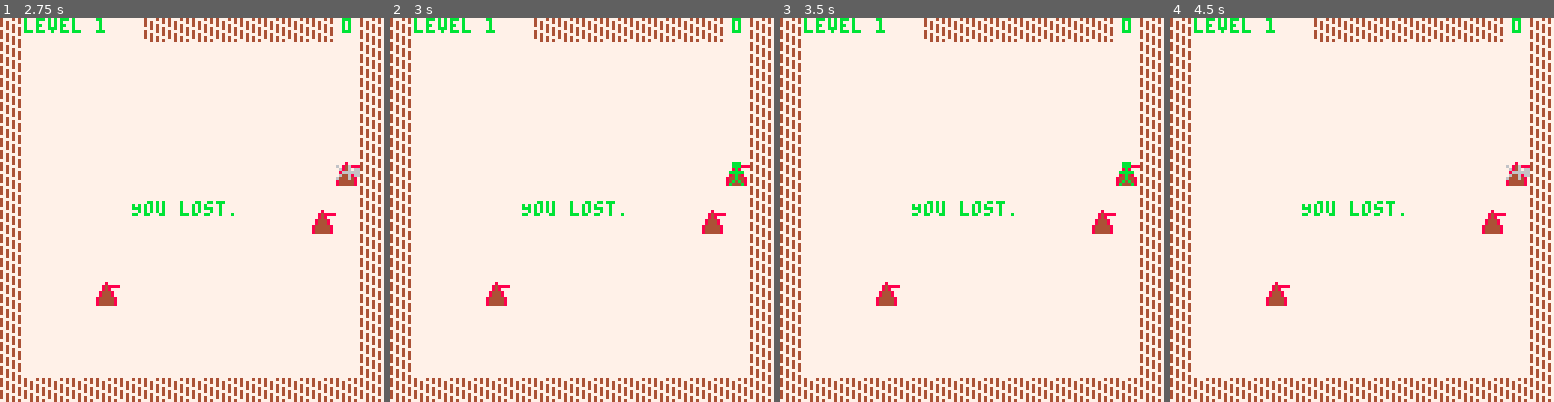
Above: before the commit, frames 1-4 (left to right).
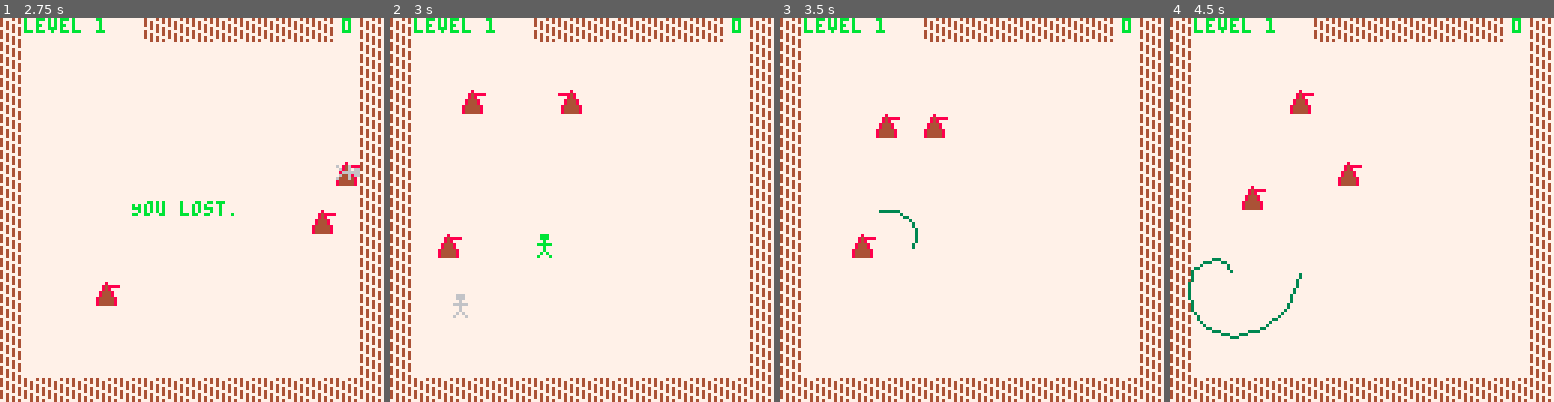
Above: after the commit, the same moments.

Repository: metageek/time-twister
Game: PICO-8 cartridge pico-8/tt.p8
Same seed, same stepped clock (60 frames per second), same inputs: the game is played once before the commit and once after it.
Inputs:
- Up to frame 1 (2.75 s): tap X (X key) at 0.33, 1.07, 1.85 s; tap O (Z key) at 0.7, 1.7, 2.1, 2.5 s; hold Right 1.6-2.1 s; hold Up 2.15-2.42 s; hold Right from 2.47 s (still down)
- Up to frame 2 (3 s): keep holding Right; tap O (Z key) at 2.9 s; tap X (X key) at 2.97 s
- Up to frame 3 (3.5 s): release Right at 3.03 s; hold Left from 3.08 s (still down); tap O (Z key) at 3.3 s
- Up to frame 4 (4.5 s): release Left at 3.58 s; hold Down 3.63-3.97 s; tap O (Z key) at 3.7, 4.1 s; hold Right from 4.02 s (still down); tap X (X key) at 4.08 s

Frame 1 is identical in both runs. In frame 2, 2.1% of the frame differs, in the area x 12-94%, y 18-79%; in frame 3, 2.0%; in frame 4, 2.4%, in the area x 4-94%, y 18-84%.

Commit message:
Adding button 5 to restart after loss.

Diff:
--- a/pico-8/tt.lua
+++ b/pico-8/tt.lua
@@ -138,6 +138,11 @@
 
    p.update = function()
       p.updated = false
+      if p.state == 2 and btn(5)
+      then
+         _init()
+         return
+      end
       if p.state ~= 0
       then return
       end
--- a/pico-8/tt.p8
+++ b/pico-8/tt.p8
@@ -2,9 +2,9 @@
 version 42
 __lua__
 #include tt.lua
-level = 0
-score = 0
 function _init()
+  level = 0
+  score = 0
   setup()
   sfx(1)
 end
